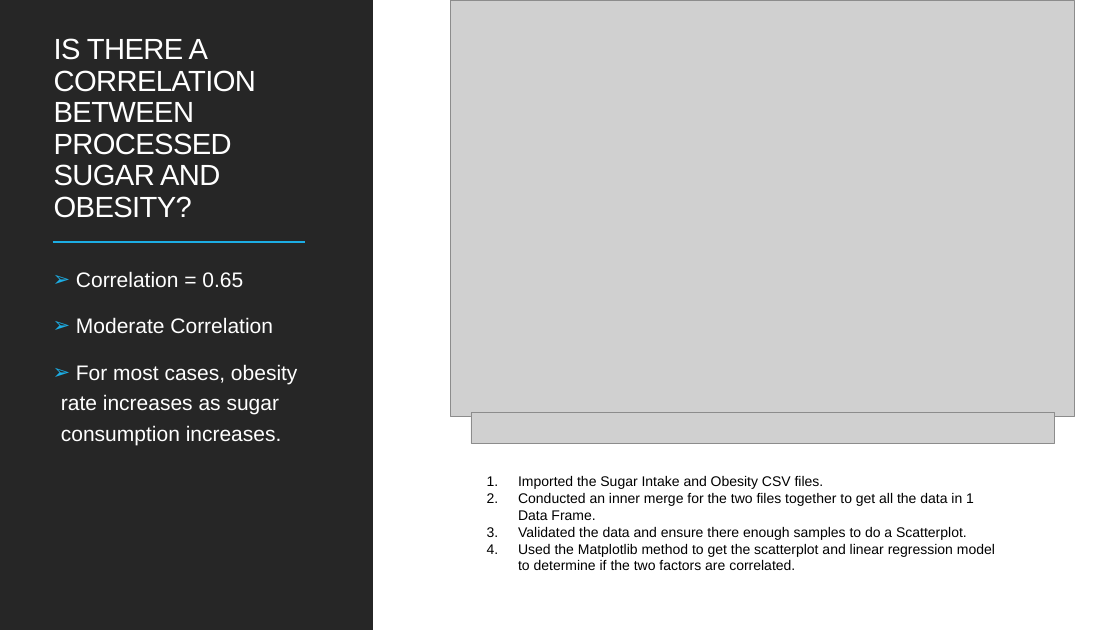
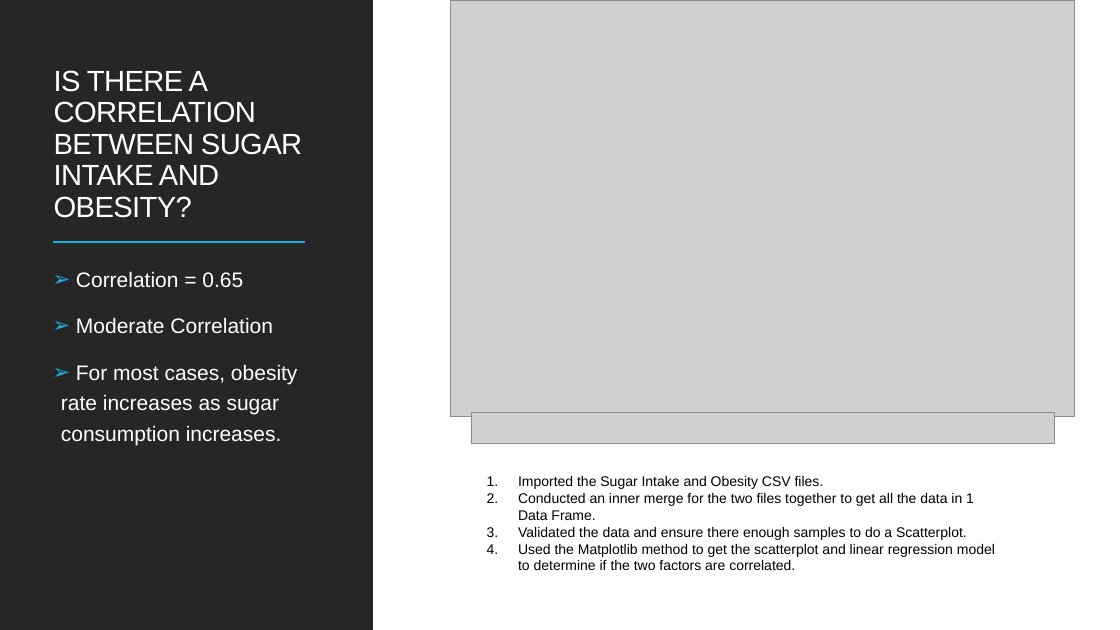
Before and after one commit to cbeachey/project1_influencers, a slide deck: slide 15 of Effects of Sugar Consumption.pptx. Drawn at 1120x630 pixels with LibreOffice and Linux fonts; fonts in the diff are those of the drawing; grey boxes stand for pictures. Boxes give left, top, right and bottom in pixels: in the first picture for what was removed or moved away, otherwise in the second. Text is boxed around its words. In the diff, an @@ line names an element or a change of style, - is before the commit and + after.

```diff
--- a/Effects of Sugar Consumption.pptx
+++ b/Effects of Sugar Consumption.pptx
@@ title at [54,70,302,218]: text changed @@
-IS THERE A CORRELATION BETWEEN PROCESSED SUGAR AND OBESITY?
+IS THERE A CORRELATION BETWEEN SUGAR INTAKE AND OBESITY?
```
Also in this commit, not shown: 1 other slide changed.
